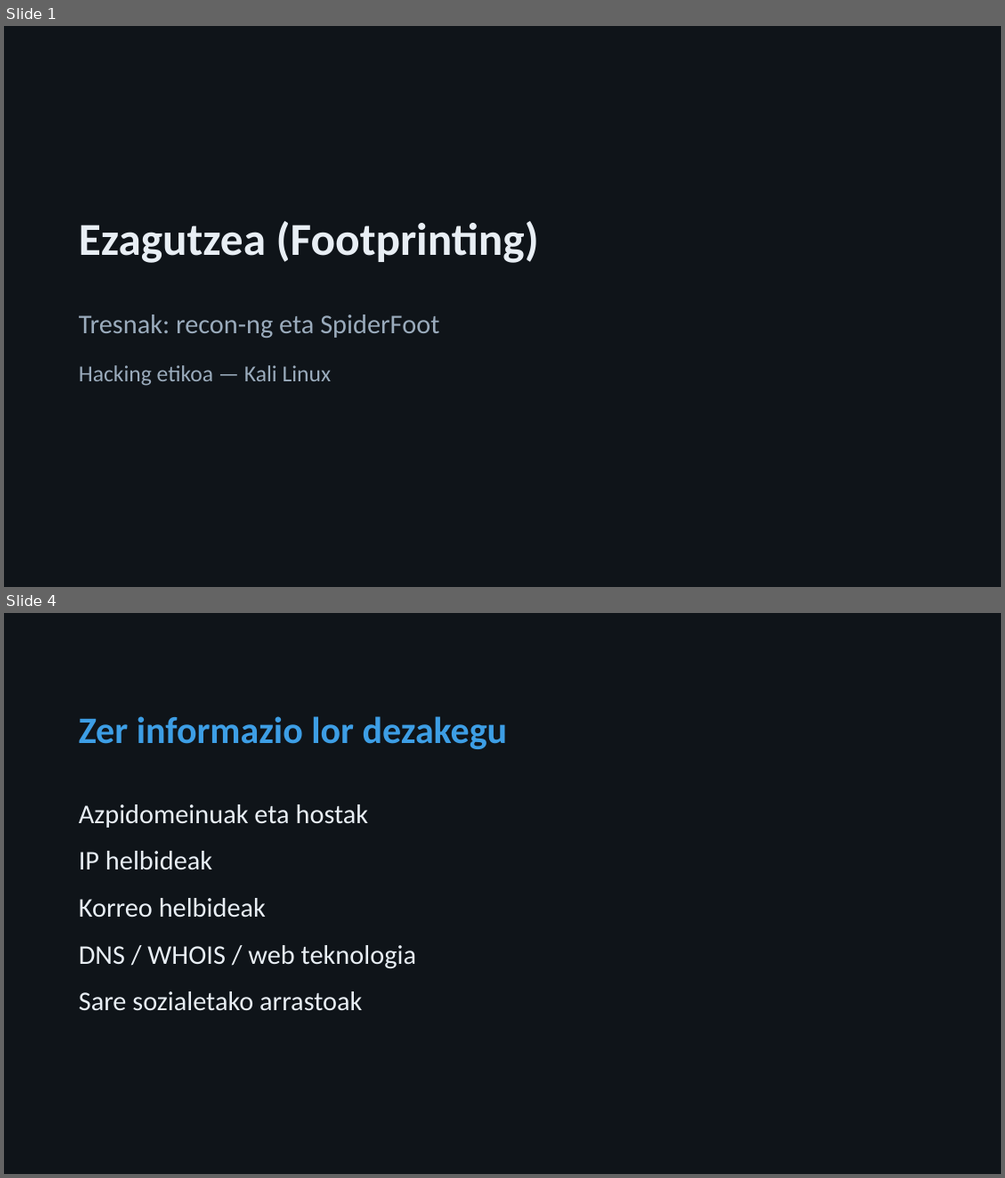
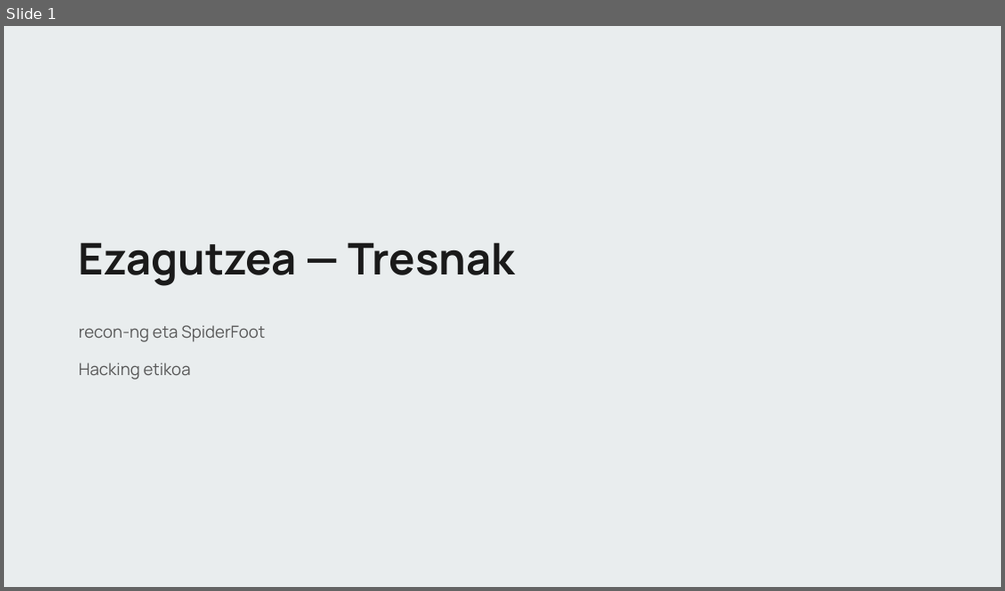
Before and after one commit to jazkune-izarraitz/Garapen2627, a slide deck: he-ezagutzea/HE-2-recon-ng-spiderfoot-aurkezpena.pptx. Shown one above the other, each under a label of ours: slides 1 and 4 before the commit, slide 1 after it; the slides between them are not shown. The pictures are 1005x1178 and 1005x591 pixels, drawn with LibreOffice and Linux fonts; fonts in the diff are those of the drawing. Boxes give left, top, right and bottom in pixels: in the first picture for what was removed or moved away, otherwise in the second. Text is boxed around its words. In the diff, an @@ line names an element or a change of style, - is before the commit and + after.

```diff
--- a/he-ezagutzea/HE-2-recon-ng-spiderfoot-aurkezpena.pptx
+++ b/he-ezagutzea/HE-2-recon-ng-spiderfoot-aurkezpena.pptx
@@ slide 4 removed at (4, 613, 1001, 1174), background #0F1419 @@
@@ text removed at (79, 716, 508, 749) @@
-Zer informazio lor dezakegu
@@ text removed at (79, 804, 416, 1011) @@
-Azpidomeinuak eta hostak
-IP helbideak
-Korreo helbideak
-DNS / WHOIS / web teknologia
-Sare sozialetako arrastoak
@@ slide 1 changed as well @@
@@ background #0F1419 to #E9EDEE @@
@@ text at (79, 242, 516, 286): text changed; size 44 to 42 pt; font Calibri to Manrope; text colour #E8EEF4 to #1A1A1A @@
-Ezagutzea (Footprinting)
+Ezagutzea — Tresnak
@@ text at (79, 325, 265, 342): text changed; size 26 to 16 pt; font Calibri to Manrope; text colour #9AABBC to #595959 @@
-Tresnak: recon-ng eta SpiderFoot
+recon-ng eta SpiderFoot
@@ text at (79, 362, 191, 379): text changed; size 22 to 16 pt; font Calibri to Manrope; text colour #9AABBC to #595959 @@
-Hacking etikoa — Kali Linux
+Hacking etikoa
```
Also in this commit, not shown: 1 other slide changed, 18 slides added, 21 other slides removed, 11 other files.
